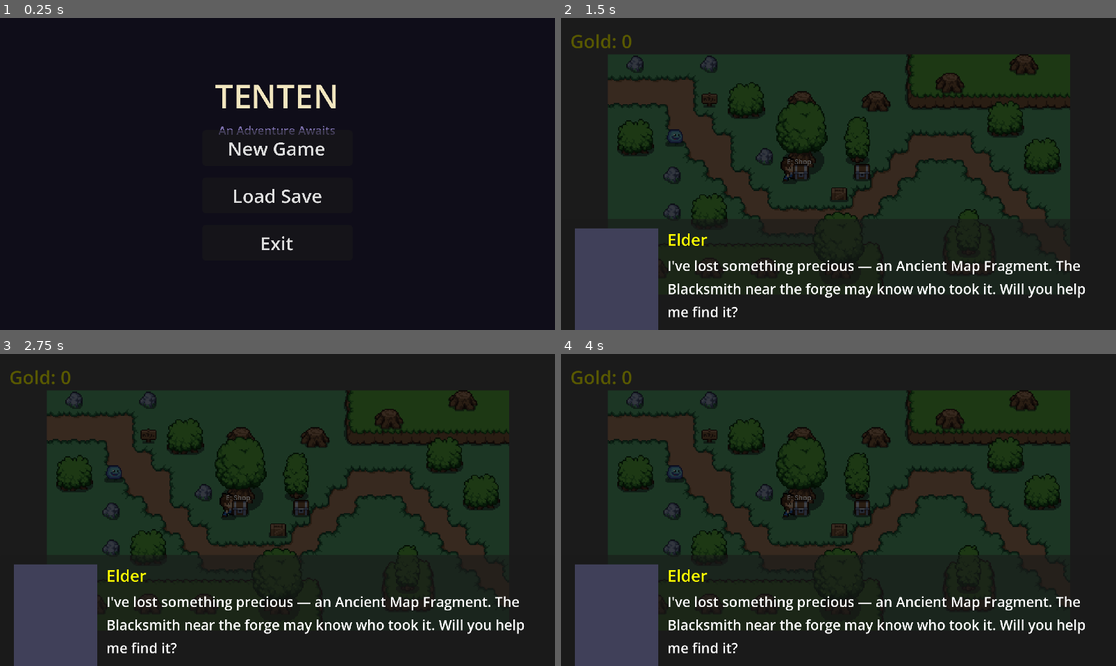
Above: before the commit, frames 1-4 (two rows, left to right).
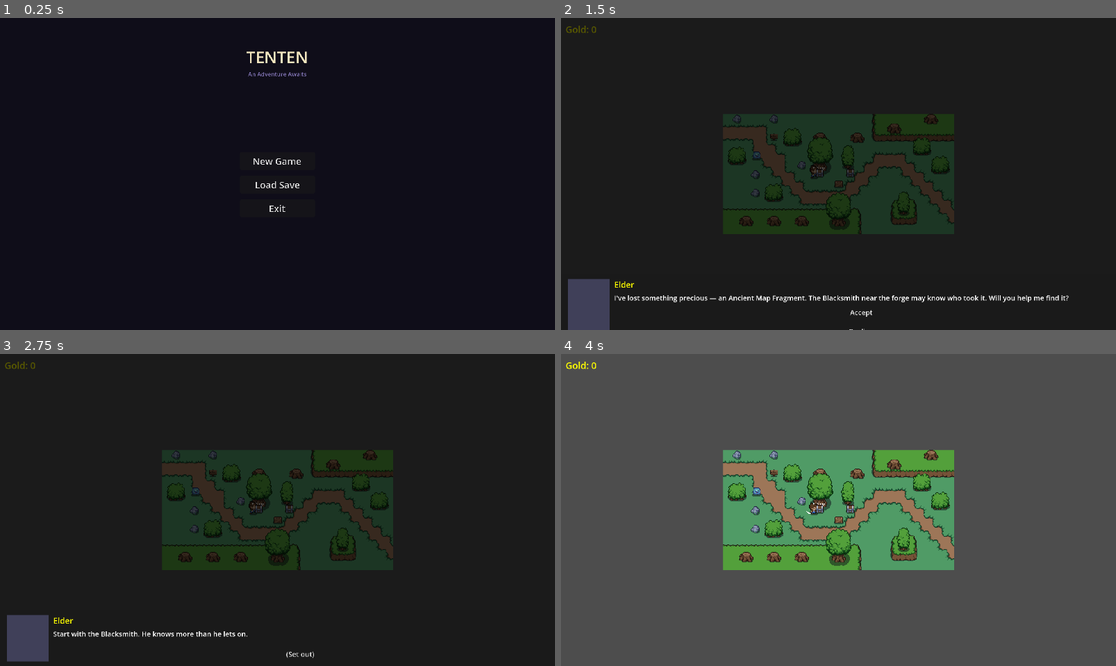
Above: after the commit, the same moments.

Repository: Puget-Sound-Skills-Center/godot-tenten-project
Game: Godot game, scene res://scenes/home_screen.tscn
The game is run twice, just before and just after one commit, with the same random seed, the same clock (stepped at 60 frames per second) and the same inputs.
Inputs (mouse positions are in pixels of both pictures, inside the frame that each line leads up to):
- Up to frame 1 (0.25 s): no input
- Up to frame 2 (1.5 s): click "New Game" at 0.5 s; tap Enter at 1.25 s; move the mouse to (960, 158) at 1.27 s; hold D (move_right) from 1.28 s (still down); hold E (interact) from 1.28 s (still down); click (960, 158) at 1.42 s
- Up to frame 3 (2.75 s): release D (move_right) at 2 s; release E (interact) at 2 s; click (299, 647) at 2 s, where only the run after the commit has a clickable "Accept"
- Up to frame 4 (4 s): click (860, 653) at 2.75 s, where only the run after the commit has a clickable "(Set out)"; tap Space at 3.5 s; drag from (727, 525) to (677, 475) at 3.52 s

The runs differ from the first frame. In frame 1, 2.0% of the frame differs, in the area x 38-61%, y 10-75%; in frame 2, 38%; in frame 3, 38%; in frame 4, 94%, in the area x 0-100%, y 0-100%.

Commit message:
Finish Phase 4. Test it out and improve

Diff:
--- a/project.godot
+++ b/project.godot
@@ -20,16 +20,16 @@
 pause_menu="*res://script/pause_menu.gd"
 dialogue_data="*res://script/dialogue_data.gd"
 dialogue_manager="*res://script/dialogue_manager.gd"
-_mcp_game_helper="*res://addons/godot_ai/runtime/game_helper.gd"
 quest_data="*res://script/quest_data.gd"
 quest_manager="*res://script/quest_manager.gd"
 quest_log="*res://script/quest_log.gd"
+_mcp_game_helper="*res://addons/godot_ai/runtime/game_helper.gd"
 
 [display]
 
 window/size/viewport_width=1920
 window/size/viewport_height=1080
-window/stretch/scale=4.0
+window/stretch/scale=2.0
 
 [editor_plugins]
 
@@ -73,7 +73,8 @@
 }
 quest_log={
 "deadzone": 0.5,
-"events": [Object(InputEventKey,"resource_local_to_scene":fa …(214 unchanged characters)… "location":0,"echo":false,"script":null)]
+"events": [Object(InputEventKey,"resource_local_to_scene":fa …(214 unchanged characters)… "location":0,"echo":false,"script":null)
+]
 }
 
 [physics]
--- a/script/dungeon.gd
+++ b/script/dungeon.gd
@@ -995,7 +995,7 @@
 	chest.body_entered.connect(_on_fetch_chest_body_entered.bind(chest))
 	chest.body_exited.connect(_on_fetch_chest_body_exited.bind(chest))
 	add_child(chest)
-	obstacles.append(Rect2(pos - Vector2(12, 12), Vector2(24, 24)))
+	obstacles.append(pos)
 
 func _on_fetch_chest_body_entered(body: Node2D, chest: Area2D) -> void:
 	if not body.has_method("player"):
Not shown, added: script/blacksmith_npc.gd.uid
Not shown, added: script/lore_object.gd.uid
Not shown, added: script/quest_data.gd.uid
Not shown, added: script/quest_log.gd.uid
Not shown, added: script/quest_manager.gd.uid
Not shown, added: .planning/phases/03-quest-system/03-PATTERNS.md
Not shown, added: .planning/phases/03-quest-system/03-RESEARCH.md
Not shown, added: .planning/phases/03-quest-system/03-VALIDATION.md
